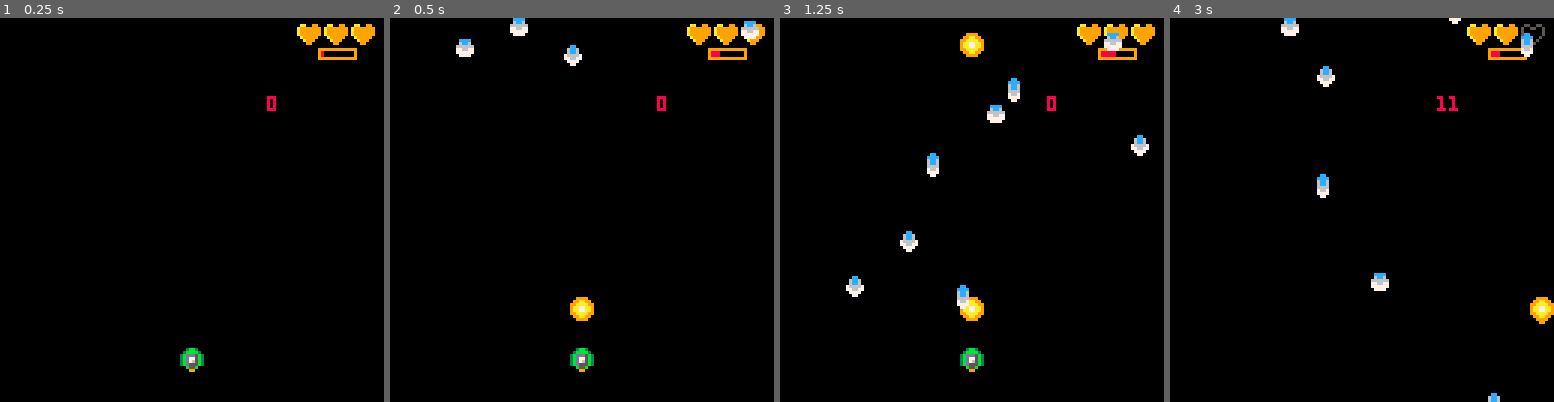
Above: before the commit, frames 1-4 (left to right).
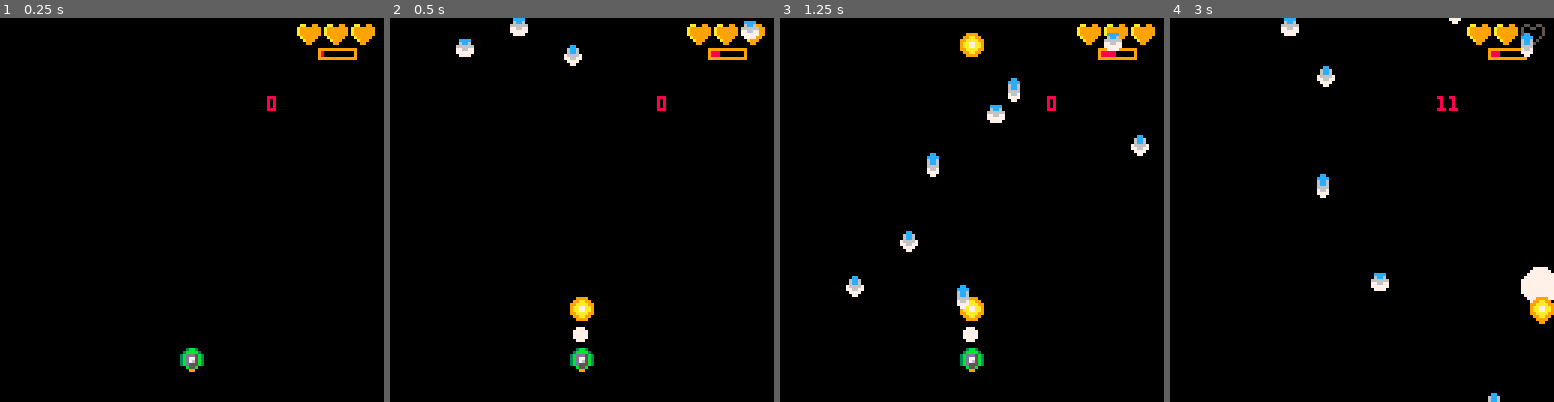
Above: after the commit, the same moments.

Repository: eSuardOdin/my_pico-8_games
Game: PICO-8 cartridge shmup.p8
The game is run twice, just before and just after one commit, with the same random seed, the same clock (stepped at 60 frames per second) and the same inputs.
Inputs:
- Up to frame 1 (0.25 s): no input
- Up to frame 2 (0.5 s): tap X (X key) at 0.33 s
- Up to frame 3 (1.25 s): tap X (X key) at 1.07 s
- Up to frame 4 (3 s): hold Right 1.6-2.1 s; tap X (X key) at 1.85, 2.97 s; hold Up 2.15-2.42 s; hold Right from 2.47 s (still down)

Frame 1 is identical in both runs. In frame 2, 0.1% of the frame differs, in the area x 47-52%, y 80-85%; in frame 3, 0.1%; in frame 4, 0.6%, in the area x 91-100%, y 64-75%.

Commit message:
flash animation

Diff:
--- a/shmup.p8
+++ b/shmup.p8
@@ -24,6 +24,7 @@
 function _draw()
 	cls(0)
 	drawship()
+	fire_flash()
 	draw_blt()
 	show_heat()
 	show_life()
@@ -36,6 +37,7 @@
 
 --init the ship
 function makeship()
+light=0
 ship={
 x=60,
 y=110,
@@ -112,8 +114,19 @@
 			sfx(0)
 			add(ship.blt,blt)
 			ship.heat+=2
-			if(ship.heat==10)then ship.overheat=true end
-		end
+			light=6
+		 if(ship.heat==10)then
+		 	ship.overheat=true
+		 end
+		end
+	end
+end
+
+--fire animate
+function fire_flash()
+if(light>0)then
+			circfill(ship.x+3,ship.y-5,light,7)
+			light-=1
 	end
 end
 
